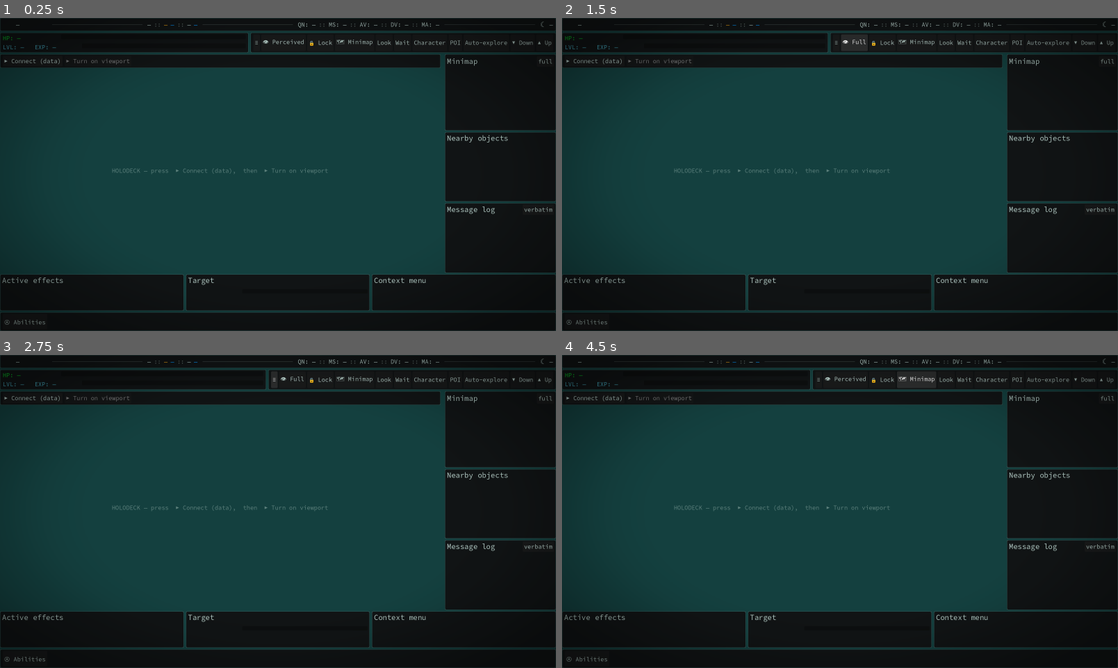
Above: before the commit, frames 1-4 (two rows, left to right).
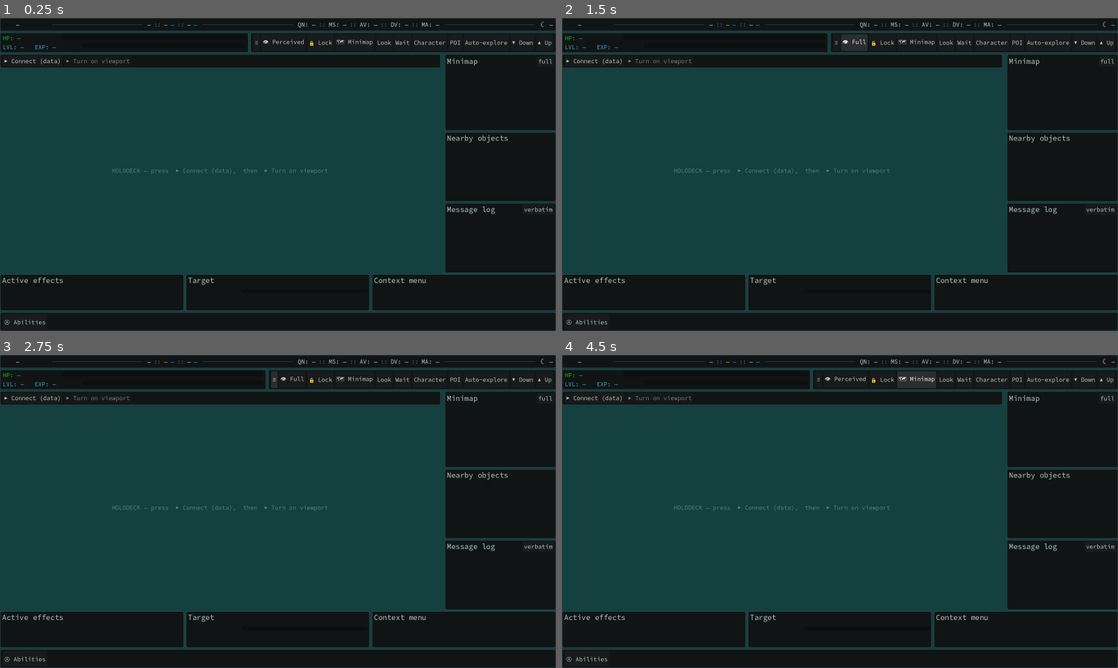
Above: after the commit, the same moments.

Repository: DazzlingDukeOfLazers/raves-of-qud
Game: Godot game, scene res://MainFrame.tscn
Same seed, same stepped clock (60 frames per second), same inputs: the game is played once before the commit and once after it. This scene is started directly instead of the project's main scene.
Inputs:
- Up to frame 1 (0.25 s): no input
- Up to frame 2 (1.5 s): click "≡" at 0.5 s; click "👁 Perceived" at 1.25 s
- Up to frame 3 (2.75 s): click "≡" at 2 s
- Up to frame 4 (4.5 s): click "👁 Full" at 2.75 s; click "🔒 Lock" at 3.5 s; click "🗺 Minimap" at 4.25 s

The runs differ from the first frame. In frame 1, 0.5% of the frame differs, in the area x 0-100%, y 0-100%; in frame 2, 0.5%; in frame 3, 0.5%; in frame 4, 0.5%.

Commit message:
Player avatar: render white (not the grey text colour) + drop the HUD vignette
The top-bar player icon was noticeably darker than Qud's. Two causes, measured
from live captures (Qud body = pure 255 white; Raves was ~100 teal-grey):

1. Colour. The mod sends the player's ColorString `&y` (Qud's grey TEXT colour)
   and an empty TileColor, so the grayscale mask was recoloured grey-teal. Qud
   renders the HUD avatar from the graphical tile colour (white). Fix: render the
   portrait with white main + the data detail colour (red) — body is now neutral
   white, red helmet/hammer preserved.
2. CRT vignette. It darkened the top-left corner (255 -> ~145); Qud's HUD avatar
   is un-vignetted (pure 255). Set vignette_strength 0.42 -> 0 (the scanline
   interlace stays). Avatar body now measures 255 == Qud.

Note: this removes the corner vignette everywhere (the overlay is full-screen).
If the CRT vignette is wanted on the play area, that's a play-area-only follow-up.

Co-Authored-By: Claude Opus 4.8 <noreply@anthropic.com>

Diff:
--- a/godot/MainFrame.gd
+++ b/godot/MainFrame.gd
@@ -634,7 +634,10 @@
 		_tiles.tiles_dir = String(data.get("tilesDir", _tiles.tiles_dir))
 		var pobj: Dictionary = data.get("player", {})
 		if not pobj.is_empty():
-			var tex: Texture2D = _tiles.texture_for(pobj, true)
+			# Qud's HUD avatar renders the player tile in WHITE — the object's ColorString `&y`
+			# is the grey TEXT colour, not the graphical tile colour (Qud's TileColor is white and
+			# the mod sends it empty for the player) — with the detail colour (red) painted on top.
+			var tex: Texture2D = _tiles.texture(String(pobj.get("tile", "")), Color.WHITE, _tiles.detail_color(pobj))
 			if tex != null:
 				_portrait.texture = tex
 			_portrait.flip_h = bool(pobj.get("hflip", false))   # match Qud's sprite facing
--- a/godot/crt.gdshader
+++ b/godot/crt.gdshader
@@ -13,7 +13,7 @@
 uniform float scanline_lift : hint_range(0.0, 0.2) = 0.042;  // grey added to the lit rows (~+10/255)
 uniform float scanline_period : hint_range(1.0, 6.0) = 2.0;  // LOGICAL px per scanline pair (Qud ≈ 2)
 uniform float px_per_logical : hint_range(1.0, 3.0) = 1.0;   // framebuffer px per logical px (allow_hidpi off -> 1)
-uniform float vignette_strength : hint_range(0.0, 1.0) = 0.42;
+uniform float vignette_strength : hint_range(0.0, 1.0) = 0.0;
 uniform float vignette_feather : hint_range(0.05, 1.0) = 0.55;
 
 void fragment() {
